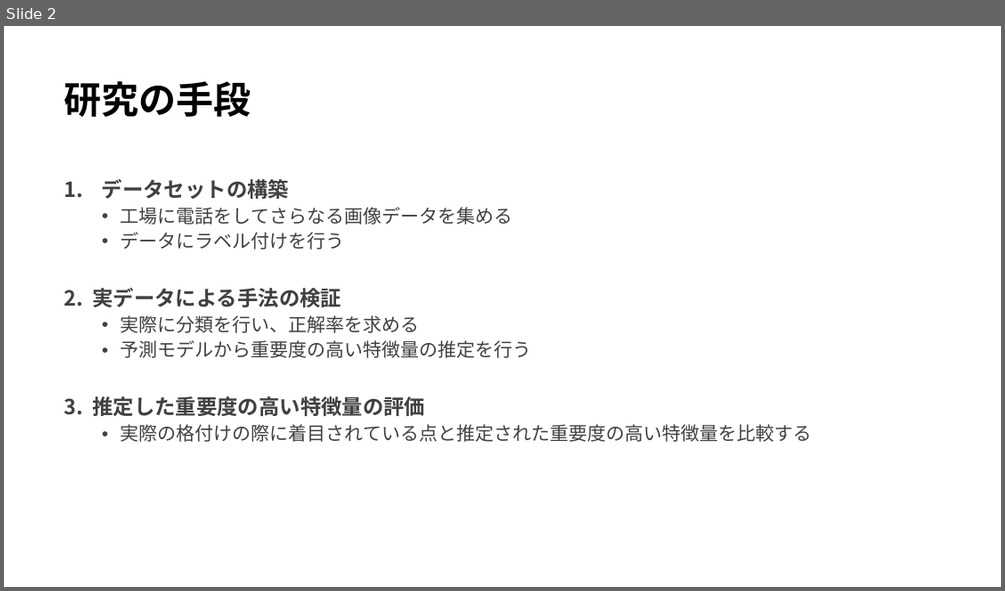
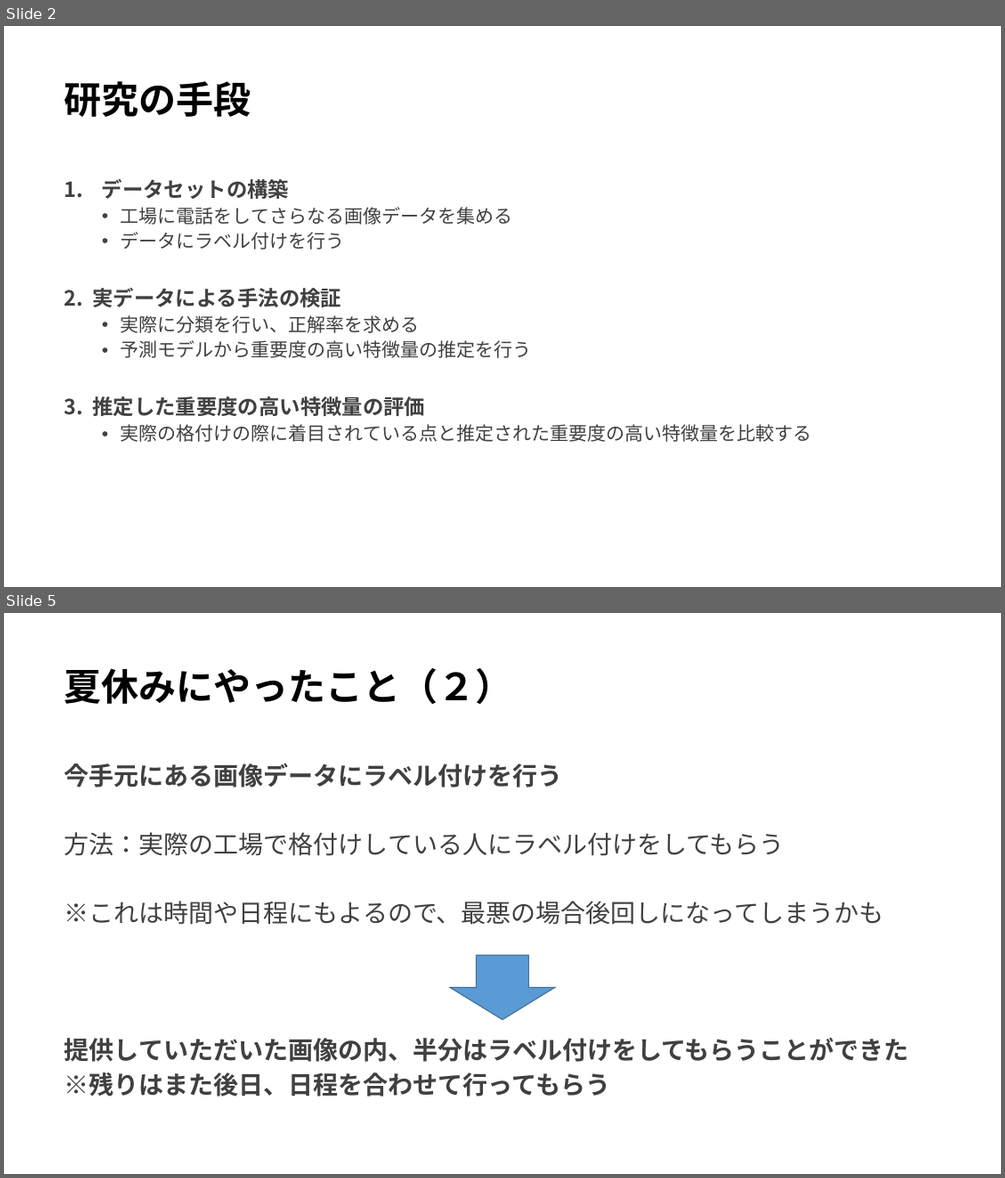
Before and after one commit to Harrry1206/-Graduation-research2, a slide deck: 夏休みにやること.pptx. Shown one above the other, each under a label of ours: slide 2 before the commit, slides 2 and 5 after it; the slides between them are not shown. The pictures are 1005x591 and 1005x1178 pixels, drawn with LibreOffice and Linux fonts; fonts in the diff are those of the drawing. Boxes give left, top, right and bottom in pixels: in the first picture for what was removed or moved away, otherwise in the second. Text is boxed around its words. In the diff, an @@ line names an element or a change of style, - is before the commit and + after.

```diff
--- a/夏休みにやること.pptx
+++ b/夏休みにやること.pptx
@@ slide 5 added at box(4, 613, 1001, 1174), background #FFFFFF @@
@@ title added at box(65, 668, 513, 704), 36 pt, text #000000, bold @@
+夏休みにやったこと（２）
@@ text added at box(65, 763, 909, 1096), 24 pt, text #404040, bold @@
+今手元にある画像データにラベル付けを行う
+方法：実際の工場で格付けしている人にラベル付けをしてもらう
+※これは時間や日程にもよるので、最悪の場合後回しになってしまうかも
+提供していただいた画像の内、半分はラベル付けをしてもらうことができた
+※残りはまた後日、日程を合わせて行ってもらう
@@ down arrow added at box(450, 955, 554, 1019), fill #5B9BD5, outline #43739E 1 pt @@
```
Also in this commit, not shown: 1 slide changed, 3 other slides added.
